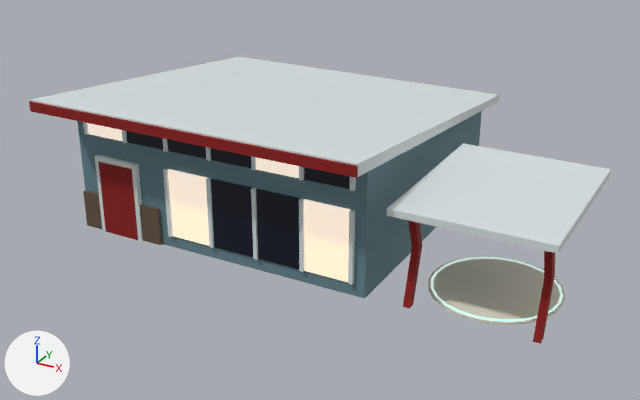
Renders of the glTF model content/city/bungalow_wedge.glb from each side of a commit.
Camera for both pictures: a 50 mm camera at (14.24, -19.36, 12.36) aimed at (1.84, 3.17, 1.09). The axes (+X, +Y, +Z) are drawn at lower left. The lights are the same throughout. The picture after the commit comes second. Where no turn or scale is listed for an object, it has been applied to the vertices. Vertices at exactly the same position are counted once.

Objects in the first picture: 'bungalow_wedge'.
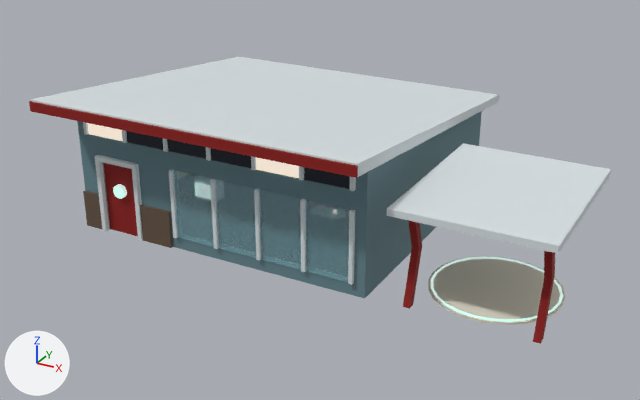
Patch to the scene script:
```diff
--- a/content/city/bungalow_wedge.glb.py
+++ b/content/city/bungalow_wedge.glb.py
@@ mat_clear @@
+mat_clear = bpy.data.materials.new('clear')
+# nodes: BsdfPrincipled, Math, OutputMaterial, VertexColor
@@ me_bungalow_wedge @@
 # used by ob_bungalow_wedge; location = (0.0, 0.0, 0.0)
-me_bungalow_wedge.from_pydata(...)  # 379 vertices, 678 faces; spans x -5.4..10.2, y -1.5..9.6, z 0.0..4.6
+me_bungalow_wedge.from_pydata(...)  # 1129 vertices, 2004 faces; spans x -5.4..10.2, y -1.5..9.6, z 0.0..4.6
+# me_bungalow_wedge part 1: a new loose piece, a box spanning x -1.4..4.6, y 0.0..0.2, z 2.6..3.2, in mat_paint
+# me_bungalow_wedge part 2: a new loose piece, a box spanning x 1.54..1.66, y -0.12..0.0, z 0.4..2.6, in mat_paint
+# me_bungalow_wedge part 3: a new loose piece of 48 vertices spanning x 1.2..2.4, y 3.5..4.1, z 0.4, in mat_paint
+# me_bungalow_wedge part 4: a new loose piece of 40 vertices spanning x 0.2..3.4, y 4.8..5.6, z 0.0..0.4, in mat_paint
+# me_bungalow_wedge part 5: a new loose piece of 40 vertices spanning x -2.8..-1.9, y 2.7..3.3, z 0.4..1.1, in mat_paint
+# me_bungalow_wedge part 6: a new loose piece of 36 vertices spanning x -5.0..5.0, y 0.2..8.8, z 0.0..3.2, in mat_paint
+# me_bungalow_wedge part 7: a new loose piece of 32 vertices spanning x -2.6..-2.0, y 2.6..2.8, z 0.5..1.0, in mat_glow
+# me_bungalow_wedge part 8: a new loose piece of 14 vertices spanning x -2.8..4.6, y 0.2, z 0.0..3.2, in mat_paint
+# me_bungalow_wedge part 9: 9 vertices moved from x -1.5..1.6, y -0.1..0.0, z 0.4..2.6 to x -1.5..1.7, y -0.1..0.0, z 0.4..2.6; 34 vertices removed from x -5.0..3.1, y -0.1..9.0, z 0.0..2.6; 86 vertices added at x -5.0..5.0, y -0.2..8.8, z 0.0..3.2
+# me_bungalow_wedge part 10: 12 kept faces spanning x 1.7..3.0, y -0.1..0.0, z 0.4..2.6 get new vertex colours; the middle colour goes from black #061125 to cyan #9fdae9
+# me_bungalow_wedge part 11: 12 faces spanning x 1.7..3.0, y -0.1..0.0, z 0.4..2.6 switch from mat_glass to mat_clear
+# other edits to the shape of me_bungalow_wedge do not show in these pictures
 me_bungalow_wedge.materials.append(mat_paint)
@@ me_door_home_leaf @@
+me_door_home_leaf.from_pydata(...)  # 40 vertices, 72 faces; spans x -4.15..-2.85, y -0.11..0.15, z 0.0..2.4
+# faces by material slot: [12, 60]
+me_door_home_leaf.materials.append(mat_paint)
+me_door_home_leaf.materials.append(mat_glow)
@@ ob_door_home_leaf @@
+ob_door_home_leaf = bpy.data.objects.new('door_home_leaf', me_door_home_leaf)
+ob_door_home_leaf.location = (0.0, 0.0, 0.0)
```

Location of each change, (x1, y1, x2, y2) in pixels of the pictures (640 x 400 px):
'door_home_leaf', added: after (104, 163, 138, 236)
    faces in mat_paint: (104, 163, 138, 236)
    faces in mat_glow: (113, 184, 127, 199)
part 1 of me_bungalow_wedge, added (cyan): after (171, 152, 354, 210)
part 2 of me_bungalow_wedge, added: after (254, 188, 262, 260)
part 3 of me_bungalow_wedge, added: after (311, 206, 346, 219)
part 4 of me_bungalow_wedge, added (mostly hidden): after (306, 200, 351, 214)
part 5 of me_bungalow_wedge, added: after (195, 176, 224, 201)
part 6 of me_bungalow_wedge, added (cyan): after (177, 112, 480, 295)
part 7 of me_bungalow_wedge, added: after (194, 182, 211, 199)
part 8 of me_bungalow_wedge, added (mostly hidden): after (177, 173, 346, 280)
part 9 of me_bungalow_wedge, cut back: before (83, 155, 351, 282); after (79, 111, 482, 298)
part 10 of me_bungalow_wedge, recoloured: before (256, 189, 301, 269)
part 11 of me_bungalow_wedge, recoloured: before (256, 189, 301, 269)
